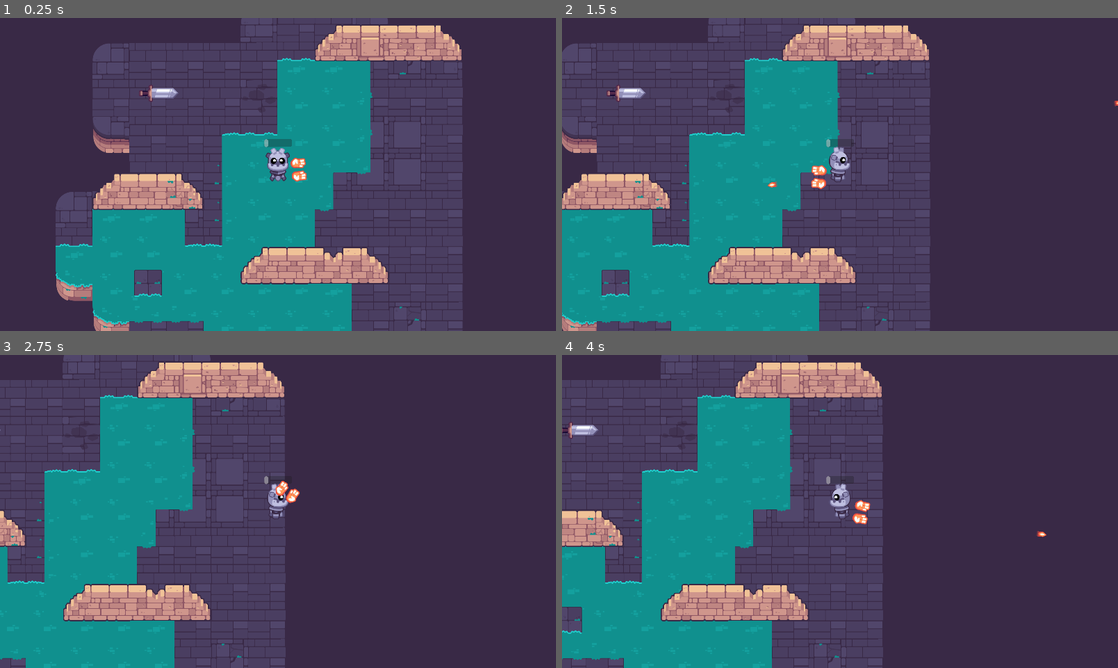
Above: before the commit, frames 1-4 (two rows, left to right).
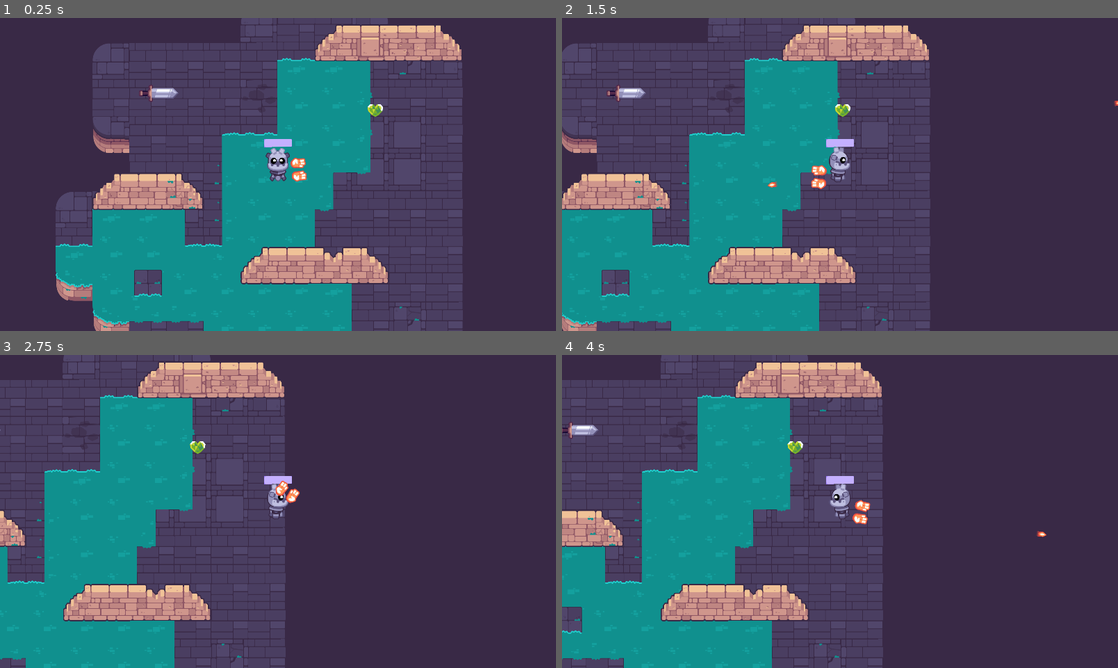
Above: after the commit, the same moments.

Repository: JuliaLui642/Path-of-Sorcerers-Game
Game: Godot game, scene res://test.tscn
Two runs of this game, one before a commit and one after it. Both use one fixed random seed, a clock stepped at 60 frames per second and the inputs below. The project has no main scene, so this scene is started directly.
Inputs (mouse positions are in pixels of both pictures, inside the frame that each line leads up to):
- Up to frame 1 (0.25 s): no input
- Up to frame 2 (1.5 s): tap Enter at 0.5 s; move the mouse to (962, 158) at 0.52 s; hold Right (move_right) 0.53-1.25 s; click (962, 158) at 0.6 s; tap Space at 0.77 s; drag from (728, 190) to (634, 93) at 1.27 s
- Up to frame 3 (2.75 s): tap Space at 2 s; move the mouse to (333, 442) at 2.02 s; hold Right (move_right) from 2.03 s (still down); click (333, 442) at 2.1 s
- Up to frame 4 (4 s): release Right (move_right) at 2.75 s; drag from (812, 574) to (673, 464) at 2.77 s; tap Enter at 3.5 s; move the mouse to (1006, 558) at 3.52 s; hold Left (move_left) from 3.53 s (still down); click (1006, 558) at 3.6 s; tap Space at 3.77 s

The runs differ from the first frame. In frame 1, 0.2% of the frame differs, in the area x 47-69%, y 27-42%; in frame 2, 0.2%; in frame 3, 0.2%; in frame 4, 0.2%.
Error before the commit: Invalid assignment of property or key 'max_value' with value of type 'int' on a base object of type 'null instance'. (res://player.gd:13)

Commit message:
L10-11 finished & starting L11

Diff:
--- /dev/null
+++ b/M10.twin_stick_workbook/picking_up.gd
@@ -0,0 +1,11 @@
+class_name Pick_up extends Area2D
+
+
+# Called when the node enters the scene tree for the first time.
+func _ready() -> void:
+	pass # Replace with function body.
+
+
+# Called every frame. 'delta' is the elapsed time since the previous frame.
+func _process(delta: float) -> void:
+	pass
--- /dev/null
+++ b/M10.twin_stick_workbook/picking_up.tscn
@@ -0,0 +1,16 @@
+[gd_scene load_steps=4 format=3 uid="uid://dvum4xeojqabt"]
+
+[ext_resource type="Script" path="res://picking_up.gd" id="1_ojyq0"]
+[ext_resource type="Texture2D" uid="uid://be8lmb157qflx" path="res://pickups/pickup_health.png" id="1_y1w66"]
+
+[sub_resource type="CircleShape2D" id="CircleShape2D_o3303"]
+radius = 30.0167
+
+[node name="PickingUp" type="Area2D"]
+script = ExtResource("1_ojyq0")
+
+[node name="Sprite2D" type="Sprite2D" parent="."]
+texture = ExtResource("1_y1w66")
+
+[node name="CollisionShape2D" type="CollisionShape2D" parent="."]
+shape = SubResource("CircleShape2D_o3303")
--- a/M10.twin_stick_workbook/player.gd
+++ b/M10.twin_stick_workbook/player.gd
@@ -7,6 +7,7 @@
 @onready var health := max_health: set = set_health
 
 @onready var _health_bar: ProgressBar= %HealthBar
+
 @onready var _collision_shape_2d: CollisionShape2D =  %CollisionShape2D
 
 func _ready() -> void:
--- a/M10.twin_stick_workbook/player.tscn
+++ b/M10.twin_stick_workbook/player.tscn
@@ -10,9 +10,13 @@
 [sub_resource type="CircleShape2D" id="CircleShape2D_tmy1l"]
 radius = 28.0179
 
+[sub_resource type="StyleBoxFlat" id="StyleBoxFlat_a106s"]
+bg_color = Color(0.616356, 0.485036, 1, 1)
+
 [node name="Player" type="CharacterBody2D"]
 motion_mode = 1
 script = ExtResource("2_p1nv3")
+max_health = 30
 
 [node name="Sprite2D" type="Sprite2D" parent="."]
 position = Vector2(0, -34)
@@ -20,6 +24,7 @@
 script = ExtResource("3_3gj4n")
 
 [node name="CollisionShape2D" type="CollisionShape2D" parent="."]
+unique_name_in_owner = true
 position = Vector2(1, -1)
 shape = SubResource("CircleShape2D_tmy1l")
 
@@ -27,6 +32,7 @@
 script = ExtResource("4_mpxuj")
 
 [node name="WeaponAnchor" type="Marker2D" parent="WeaponPivot"]
+unique_name_in_owner = true
 position = Vector2(0.707123, 0.707108)
 rotation = -0.00278376
 
@@ -48,9 +54,12 @@
 [node name="Camera2D" type="Camera2D" parent="."]
 
 [node name="HealthBar" type="ProgressBar" parent="."]
+unique_name_in_owner = true
 offset_left = -45.5355
 offset_top = -122.232
 offset_right = 49.4645
 offset_bottom = -95.2322
-value = 10.0
+theme_override_styles/background = SubResource("StyleBoxFlat_a106s")
+max_value = 50.0
+value = 50.0
 show_percentage = false
--- a/M10.twin_stick_workbook/test.tscn
+++ b/M10.twin_stick_workbook/test.tscn
@@ -1,8 +1,9 @@
-[gd_scene load_steps=4 format=3 uid="uid://dsll7tshavpfm"]
+[gd_scene load_steps=5 format=3 uid="uid://dsll7tshavpfm"]
 
 [ext_resource type="PackedScene" uid="uid://cu2rb5dl4ljte" path="res://levels/rooms/room_a.tscn" id="1_3g3a2"]
 [ext_resource type="PackedScene" uid="uid://caovie64pxqvf" path="res://player.tscn" id="2_w75r0"]
 [ext_resource type="PackedScene" uid="uid://cfs3wpbujg281" path="res://mob.tscn" id="3_5j6iu"]
+[ext_resource type="PackedScene" uid="uid://dvum4xeojqabt" path="res://picking_up.tscn" id="4_lwcxe"]
 
 [node name="Test" type="Node2D"]
 
@@ -14,3 +15,6 @@
 [node name="Player" parent="." instance=ExtResource("2_w75r0")]
 position = Vector2(770, 581)
 rotation = -0.00955185
+
+[node name="PickingUp" parent="." instance=ExtResource("4_lwcxe")]
+position = Vector2(1106, 360)
--- a/M10.twin_stick_workbook/weapon_pivot.gd
+++ b/M10.twin_stick_workbook/weapon_pivot.gd
@@ -2,7 +2,7 @@
 
 var is_using_gamepad := false
 
-@onready var _weapon_archor : Marker2D = %WeaponArchor
+@onready var _weapon_anchor : Marker2D = %WeaponAnchor
 
 func _unhandled_input(event: InputEvent) -> void:
 	if event is InputEventMouseMotion or event is InputEventKey:
Not shown: 1 places in M10.twin_stick_workbook/player.tscn that only renumber resources
